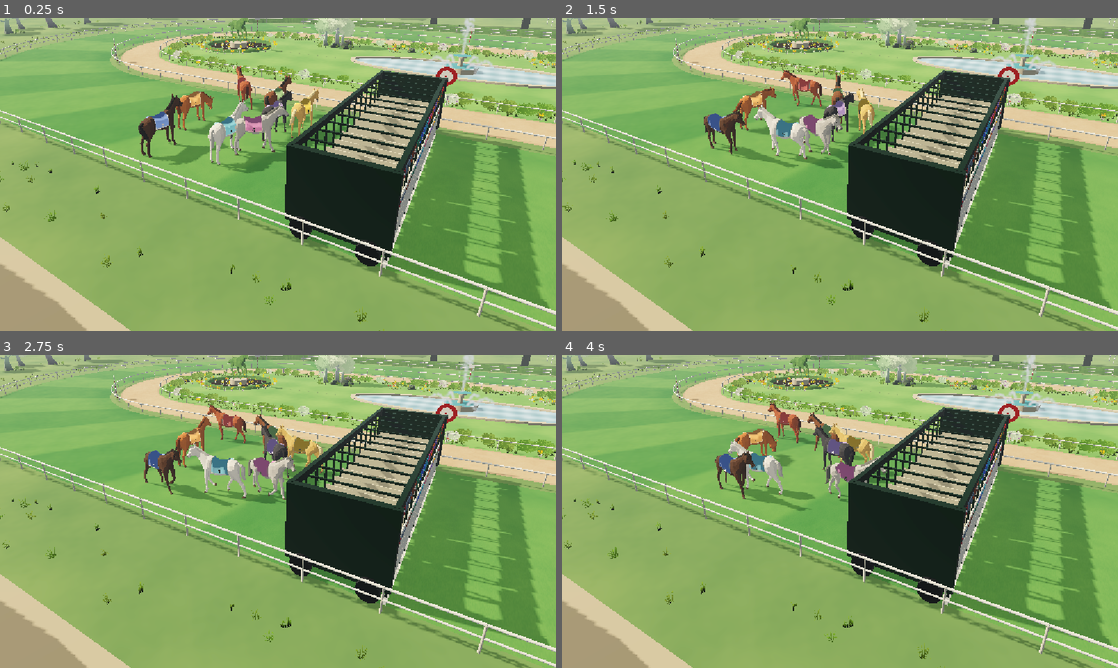
Above: before the commit, frames 1-4 (two rows, left to right).
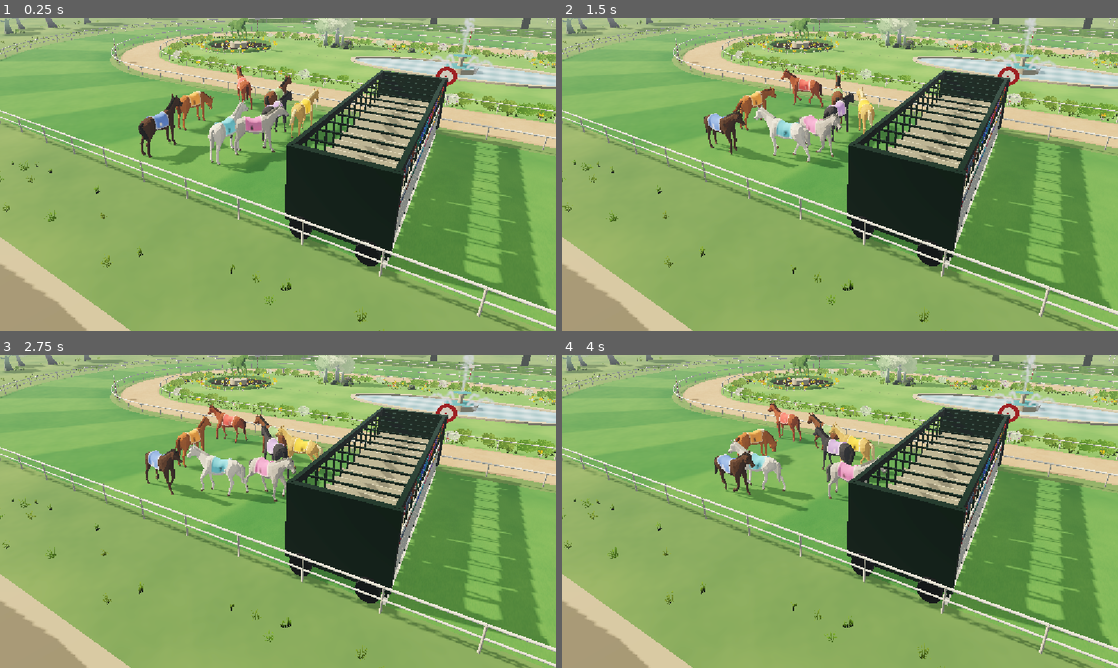
Above: after the commit, the same moments.

Repository: fayipon/racehorse
Game: Godot game, scene res://scenes/main.tscn
Same seed, same stepped clock (60 frames per second), same inputs: the game is played once before the commit and once after it. A sky picture missing from this copy of the repository is replaced by a grey-blue gradient.
Inputs:
- Up to frame 1 (0.25 s): no input
- Up to frame 2 (1.5 s): no input
- Up to frame 3 (2.75 s): no input
- Up to frame 4 (4 s): no input

The runs differ from the first frame. In frame 1, 0.6% of the frame differs, in the area x 26-57%, y 18-48%; in frame 2, 1.2%; in frame 3, 1.7%, in the area x 25-61%, y 15-48%; in frame 4, 1.7%.

Commit message:
Rebake the stallion's clips onto its own rest pose and quilt its saddlecloth
Each Viverna animation file rests its skeleton in the clip's first frame, so
the clips turned every joint from the wrong rest on the model: legs flailed
at the walk and gallop. The prepare script now keys each bone where the clip
puts it in armature space, against the model's rest, and checks the result.

Walk and gallop advance by the ground a horse covers (1.39 m and 6.4 m per
cycle, measured where the planted hooves stand still), so hooves no longer
skate at race speed.

The saddlecloth gets its own shader: diamond quilting, a rolled binding with
a running stitch, rounded lower corners and the number printed on each flank
from a baked digit atlas. Its faces now wind clockwise, so the outside is lit
as the front, and it no longer casts the self-shadow that blotched it.

Co-Authored-By: Claude Opus 5.5 <noreply@anthropic.com>

Diff:
--- a/godot/scripts/asset_horse.gd
+++ b/godot/scripts/asset_horse.gd
@@ -12,6 +12,12 @@
 static var source: PackedScene = load(VIVERNA if realistic else QUATERNIUS)
 # Phones race the lighter level of detail.
 static var low_power := false
+# How far the body travels over one cycle of each gait while its planted hooves
+# stand still, measured on each model. The gaits advance by the ground a horse
+# covers, so its hooves neither skate nor paddle whatever its speed.
+const STRIDES_VIVERNA := {"Walk":1.39,"Gallop":6.4}
+const STRIDES_QUATERNIUS := {"Walk":1.98,"Gallop":3.44}
+static var strides: Dictionary = STRIDES_VIVERNA if realistic else STRIDES_QUATERNIUS
 var styles: Array=JSON.parse_string(FileAccess.get_file_as_string("res://assets/horse_styles.json"))
 var player: AnimationPlayer
 var model: Node3D
@@ -19,6 +25,7 @@
 var current_clip := "Idle"
 var gait_phase := 0.0
 var cadence := 1.0
+var last_position := Vector3.INF
 # What a standing horse does: Idle, Idle_2 (looks around), Idle_Headlow or Eating.
 var idle_clip := "Idle"
 # Races are judged at the nose: the muzzle tip is tracked on the head bone.
@@ -267,6 +274,11 @@
 const CLOTH_ROWS := 20
 const CLOTH_ARC := 16 # steps over each side of the back, from the spine to the widest point
 const CLOTH_DROP := 5
+# The number's centre: up from the hem, and along the flank from the front.
+const CLOTH_NUMBER_UP := .25
+const CLOTH_NUMBER_ALONG := .58
+const CLOTH = preload("res://shaders/saddle_cloth.gdshader")
+const DIGITS = preload("res://assets/cloth_digits.png")
 
 func cloth_shape() -> Dictionary:
 	if shared.has("cloth"): return shared.cloth
@@ -356,14 +368,31 @@
 	for r in range(grid.size()-1):
 		for c in range(columns-1):
 			var a:=r*columns+c
-			indices.append_array([a,a+columns,a+1,a+1,a+columns,a+columns+1])
-	# The numbers sit mid-cloth on each side's hanging panel, on the bone under them.
-	var numbers: Array=[]
-	var middle: int=grid.size()/2
-	for side in [-1,1]:
-		var at: Vector3=grid[middle][CLOTH_DROP/2 if side<0 else columns-1-CLOTH_DROP/2]+Vector3(side*.006,.04,0)
-		numbers.append({"side":side,"at":at,"bone":strongest_bone(nearest_point(at,.2,under))})
-	shared.cloth={"vertices":vertices,"normals":normals,"bones":bones,"weights":weights,"indices":indices,"columns":columns,"rows":grid.size(),"numbers":numbers}
+			# Wound clockwise seen from outside, Godot's front face.
+			indices.append_array([a,a+1,a+columns,a+1,a+columns+1,a+columns])
+	# The shader draws the cloth in metres: UV runs across from the spine and
+	# along from the front edge, UV2 holds the distance to the nearer hem and
+	# to the nearer end, both measured over the sheet.
+	var uv:=PackedVector2Array()
+	var edge:=PackedVector2Array()
+	uv.resize(vertices.size())
+	edge.resize(vertices.size())
+	for r in range(grid.size()):
+		var run:=PackedFloat32Array([0.0])
+		for c in range(1,columns): run.append(run[c-1]+(grid[r][c] as Vector3).distance_to(grid[r][c-1]))
+		for c in range(columns):
+			uv[r*columns+c]=Vector2(run[c]-run[CLOTH_DROP+CLOTH_ARC],0)
+			edge[r*columns+c]=Vector2(minf(run[c],run[columns-1]-run[c]),0)
+	var length:=0.0
+	for c in range(columns):
+		var run:=PackedFloat32Array([0.0])
+		for r in range(1,grid.size()): run.append(run[r-1]+(grid[r][c] as Vector3).distance_to(grid[r-1][c]))
+		for r in range(grid.size()):
+			var i:=r*columns+c
+			uv[i]=Vector2(uv[i].x,run[r])
+			edge[i]=Vector2(edge[i].x,minf(run[r],run[grid.size()-1]-run[r]))
+		if c==CLOTH_DROP: length=run[grid.size()-1]
+	shared.cloth={"vertices":vertices,"normals":normals,"bones":bones,"weights":weights,"indices":indices,"uv":uv,"edge":edge,"number_at":Vector2(CLOTH_NUMBER_UP,length*CLOTH_NUMBER_ALONG)}
 	return shared.cloth
 
 # The body's outline where the plane at `z` cuts it, as (x, y) points.
@@ -402,38 +431,27 @@
 	# A sparse low-poly body can leave the window empty; then look everywhere.
 	return best if best>=0 or within==INF else nearest_point(at,INF,among)
 
-func strongest_bone(point: int) -> int:
-	var body:=body_points()
-	var per: int=body.per
-	var best:=0
-	for k in range(per):
-		if body.weights[point*per+k]>body.weights[point*per+best]: best=k
-	return bind_bone(body.bones[point*per+best])
-
 func add_race_cloth(index: int, color: Color) -> void:
 	var shape:=cloth_shape()
 	var body:=body_points()
-	# Double-sided vertex-colour paint, the same shader as the stand's sails.
-	# The cloth and its trim are one sheet coloured per vertex: one draw call.
-	var colors:=PackedColorArray()
-	var columns: int=shape.columns
-	var rows: int=shape.rows
-	for r in range(rows):
-		for c in range(columns):
-			var edge:=r==0 or r==rows-1 or c==0 or c==columns-1
-			colors.append(Color("ddd0ac") if edge else color)
 	var arrays: Array=[]
 	arrays.resize(Mesh.ARRAY_MAX)
 	arrays[Mesh.ARRAY_VERTEX]=shape.vertices
 	arrays[Mesh.ARRAY_NORMAL]=shape.normals
-	arrays[Mesh.ARRAY_COLOR]=colors
+	arrays[Mesh.ARRAY_TEX_UV]=shape.uv
+	arrays[Mesh.ARRAY_TEX_UV2]=shape.edge
 	arrays[Mesh.ARRAY_BONES]=shape.bones
 	arrays[Mesh.ARRAY_WEIGHTS]=shape.weights
 	arrays[Mesh.ARRAY_INDEX]=shape.indices
 	var sheet_mesh:=ArrayMesh.new()
 	sheet_mesh.add_surface_from_arrays(Mesh.PRIMITIVE_TRIANGLES,arrays,[],{},Mesh.ARRAY_FLAG_USE_8_BONE_WEIGHTS if body.per==8 else 0)
-	var mat := KIT.painted(.96,.5)
-	mat.cull_mode=BaseMaterial3D.CULL_DISABLED
+	var mat:=ShaderMaterial.new()
+	mat.shader=CLOTH
+	mat.set_shader_parameter("cloth",color)
+	mat.set_shader_parameter("ink",Color("fff7e7") if index in [0,3,7,8,9,11] else Color("202822"))
+	mat.set_shader_parameter("number",index+1)
+	mat.set_shader_parameter("number_at",shape.number_at)
+	mat.set_shader_parameter("digits",DIGITS)
 	sheet_mesh.surface_set_material(0,mat)
 	var drawn:=body_mesh()
 	var sheet:=MeshInstance3D.new()
@@ -441,26 +459,10 @@
 	sheet.skin=drawn.skin
 	sheet.transform=drawn.transform
 	sheet.layers=3
+	# The body's stand-in already casts the horse's shadow.
+	sheet.cast_shadow=GeometryInstance3D.SHADOW_CASTING_SETTING_OFF
 	skeleton.add_child(sheet)
 	sheet.skeleton=sheet.get_path_to(skeleton)
-	var skeleton_from_horse:=horse_from_skeleton.affine_inverse()
-	for number_at: Dictionary in shape.numbers:
-		var attachment:=BoneAttachment3D.new()
-		attachment.bone_name=skeleton.get_bone_name(number_at.bone)
-		skeleton.add_child(attachment)
-		var side: int=number_at.side
-		var number := Label3D.new()
-		number.text=str(index+1)
-		number.font_size=96
-		# Two-digit numbers set smaller to stay on the cloth.
-		number.pixel_size=.0034 if index<9 else .0026
-		number.outline_size=0
-		number.shaded=true
-		number.layers=3
-		number.cast_shadow=GeometryInstance3D.SHADOW_CASTING_SETTING_OFF
-		number.modulate=Color("fff7e7") if index in [0,3,7,8,9,11] else Color("202822")
-		number.transform=skeleton.get_bone_global_rest(number_at.bone).affine_inverse()*skeleton_from_horse*Transform3D(Basis(Vector3.UP,side*PI/2),number_at.at)
-		attachment.add_child(number)
 
 # The champion's garland: a ring of blooms round the base of the neck, fitted
 # to the neck's cross-section there and carried by the neck's base bone.
@@ -539,7 +541,7 @@
 	st.set_material(mat)
 	return st.commit()
 
-func animate(time: float, motion: float, running: bool, _celebration: bool, delta := .016, sprint_effort := 0.0) -> void:
+func animate(time: float, motion: float, running: bool, _celebration: bool, delta := .016) -> void:
 	motion_blend=lerpf(motion_blend,clampf(motion,0,1),1.0-exp(-delta*8))
 	# Hysteresis keeps tiny changes near standstill from repeatedly restarting clips.
 	var clip := current_clip
@@ -552,9 +554,14 @@
 		player.play(clip,.32)
 		# Offset once on clip entry; never restart a stride for a new snapshot.
 		player.seek(gait_phase*player.get_animation(clip).length,false)
-	var speed := 1.0
-	if current_clip=="Walk": speed=lerpf(.55,1.15,motion_blend)
-	if current_clip=="Gallop": speed=lerpf(.75,1.20,motion_blend)
-	if current_clip=="Gallop": speed*=1.0+clampf(sprint_effort,0.0,1.0)*.1
-	speed*=cadence*(1.0+sin(time*.83+gait_phase*TAU)*.025)
-	player.advance(delta*speed)
+	var moved:=0.0
+	if last_position.is_finite(): moved=Vector2(position.x-last_position.x,position.z-last_position.z).length()
+	last_position=position
+	# A jump of metres is a new phase placing the horse, not a stride.
+	if moved>2.0: moved=0.0
+	var step:=delta*cadence*(1.0+sin(time*.83+gait_phase*TAU)*.025)
+	if strides.has(current_clip):
+		# Turning on the spot, or held at the off, a horse still steps; a
+		# frozen frame (delta 0) holds every leg.
+		step=maxf(moved/float(strides[current_clip])*player.get_animation(current_clip).length,delta*(.55 if current_clip=="Walk" else .3))
+	player.advance(step)
--- a/godot/scripts/race.gd
+++ b/godot/scripts/race.gd
@@ -461,7 +461,6 @@
 	var playback: Vector2=motion_clock.presentation(race_clock)
 	var presentation_clock:=playback.x
 	var slow_motion:=playback.y if phase=="racing" else 1.0
-	var sprint_effort:=smoothstep(34.0,41.5,race_clock) if phase=="racing" else 0.0
 	animation_clock+=delta*slow_motion
 	var strolls: Array=paddock_poses(delta) if phase=="betting" else []
 	for i in range(field):
@@ -502,7 +501,7 @@
 			horses[i].rotation.y=atan2(-tangent.x,-tangent.z)
 		var celebration := phase=="result" and i==winner-1
 		horses[i].visible=phase!="result"
-		horses[i].call("animate",animation_clock,moving,running,celebration,delta*slow_motion,sprint_effort)
+		horses[i].call("animate",animation_clock,moving,running,celebration,delta*slow_motion)
 	# As the winner slows into the crossing hold, its measured muzzle rather than
 	# the stride average is brought exactly onto the line.
 	var exact:=smoothstep(44.45,44.6,race_clock)*(1.0-smoothstep(45.8,46.3,race_clock)) if phase=="racing" else 0.0
--- /dev/null
+++ b/godot/shaders/saddle_cloth.gdshader
@@ -0,0 +1,86 @@
+shader_type spatial;
+render_mode cull_disabled, diffuse_burley, specular_schlick_ggx;
+
+// A racing saddlecloth: quilted cotton with a rolled binding, rounded lower
+// corners and the runner's number printed on each flank. UV is (across, along)
+// in metres, across signed from the spine; UV2 is the distance to the nearer
+// hem and to the nearer end. Every detail keeps its size on any body.
+uniform vec3 cloth : source_color = vec3(0.4,0.52,0.82);
+uniform vec3 binding : source_color = vec3(0.94,0.91,0.84);
+uniform vec3 ink : source_color = vec3(1.0);
+uniform int number = 1;
+// The numeral's centre: its distance up from the hem and along from the front.
+uniform vec2 number_at = vec2(0.2,0.3);
+uniform sampler2D digits : source_color, filter_linear_mipmap, repeat_disable;
+
+const float BINDING = 0.038;
+const float CORNER = 0.085;
+const float QUILT = 0.09;
+// Numeral cells are 0.8 as wide as high; two-digit numbers set condensed.
+const float NUMERAL = 0.32;
+const float CELL = 0.8;
+
+void fragment() {
+	vec2 edge = UV2;
+	// Distance inside the cloth's outline, with the lower corners rounded.
+	float inside = min(edge.x, edge.y);
+	vec2 corner = max(vec2(CORNER) - edge, vec2(0.0));
+	if (corner.x > 0.0 && corner.y > 0.0) {
+		inside = CORNER - length(corner);
+	}
+	if (inside < 0.0) {
+		discard;
+	}
+	float px = max(fwidth(inside), 1e-4);
+	float fine = 1.0 - smoothstep(0.0015, 0.006, px);
+	float body = smoothstep(BINDING - px, BINDING + px, inside);
+
+	// Diamond quilting: each pillow rises from its stitched seams.
+	vec2 q = vec2(UV.x + UV.y, UV.x - UV.y) / QUILT;
+	vec2 f = fract(q) - 0.5;
+	float pillow = pow(max((1.0 - 4.0 * f.x * f.x) * (1.0 - 4.0 * f.y * f.y), 0.0), 0.3);
+	float quilted = body * (1.0 - smoothstep(0.12, 0.45, length(fwidth(q))));
+	// The binding is a rolled edge, with a running stitch just inside it.
+	float roll = 1.0 - body;
+	float rolled = sqrt(max(1.0 - pow((inside - BINDING * 0.5) / (BINDING * 0.5), 2.0), 0.0));
+	float along_edge = edge.x < edge.y ? UV.y : UV.x;
+	float stitch = step(0.45, fract(along_edge / 0.014)) * (1.0 - smoothstep(0.0012, 0.0012 + px, abs(inside - BINDING - 0.007))) * fine;
+	float height = mix(pillow, rolled * 1.3, roll) * mix(1.0, quilted, body);
+
+	vec3 color = mix(binding, cloth, body);
+	color *= mix(1.0, 0.86 + 0.14 * pillow, quilted);
+	color = mix(color, cloth * 0.55, stitch * body);
+
+	// The number, printed flat on each flank, read from that side.
+	if (FRONT_FACING) {
+		vec2 t = vec2((UV.y - number_at.y) * (UV.x < 0.0 ? 1.0 : -1.0), edge.x - number_at.x) / NUMERAL;
+		int count = number >= 10 ? 2 : 1;
+		float squeeze = count == 2 ? 0.8 : 1.0;
+		float slot = CELL * 0.82 * squeeze;
+		float x = t.x + slot * float(count) * 0.5;
+		float k = floor(x / slot);
+		if (k >= 0.0 && k < float(count) && abs(t.y) < 0.5) {
+			int digit = count == 1 ? number : (k < 0.5 ? number / 10 : number % 10);
+			float cx = (x - (k + 0.5) * slot) / (CELL * squeeze) + 0.5;
+			vec2 uv = vec2((float(digit) + clamp(cx, 0.0, 1.0)) / 10.0, 0.5 - t.y);
+			vec2 scale = vec2(1.0 / (CELL * squeeze * 10.0), -1.0);
+			float printed = textureGrad(digits, uv, dFdx(t) * scale, dFdy(t) * scale).a;
+			color = mix(color, ink, printed * body);
+			height *= 1.0 - printed * 0.6;
+		}
+	}
+	ALBEDO = color;
+	// Derivative-based bump, as the knit uses: no tangents on a fitted sheet.
+	vec3 dpdx = dFdx(VERTEX);
+	vec3 dpdy = dFdy(VERTEX);
+	vec3 r1 = cross(dpdy, NORMAL);
+	vec3 r2 = cross(NORMAL, dpdx);
+	float determinant = dot(dpdx, r1);
+	vec3 gradient = sign(determinant) * (dFdx(height) * r1 + dFdy(height) * r2);
+	NORMAL = normalize(abs(determinant) * NORMAL - 0.004 * mix(1.0, fine, body) * gradient);
+	ROUGHNESS = mix(0.9, 0.72, roll);
+	SPECULAR = 0.3;
+	// Cotton's soft sheen at grazing angles.
+	RIM = 0.12;
+	RIM_TINT = 0.6;
+}
--- a/godot/tests/horse_smoke.gd
+++ b/godot/tests/horse_smoke.gd
@@ -35,6 +35,14 @@
 		horse.animate(i/60.0,1.0,true,false,1.0/60.0)
 		other.animate(i/60.0,1.0,true,false,1.0/60.0)
 	assert(absf(horse.player.current_animation_position-other.player.current_animation_position)>.02,"Horse strides must not march in lockstep")
+	# Gaits advance by the ground covered: one stride's distance plays one cycle.
+	var cycle: float=horse.player.get_animation("Gallop").length
+	var from: float=horse.player.current_animation_position
+	for i in range(60):
+		horse.position.z-=float(HORSE.strides.Gallop)/60.0
+		horse.animate(2.0+i/60.0,1.0,true,false,1.0/60.0)
+	var drift:=fposmod(horse.player.current_animation_position-from+cycle*.5,cycle)-cycle*.5
+	assert(absf(drift)<.01,"A galloping horse's planted hooves must not skate over the ground")
 	other.queue_free()
 	print("PASS: horse orientation, scale, authored gallop, walk, idle, loops and stable root")
 	horse.queue_free()
--- /dev/null
+++ b/godot/tools/bake_cloth_digits.gd
@@ -0,0 +1,48 @@
+extends SceneTree
+
+# Bakes the saddlecloth numerals: ten white digits side by side, one per 128 x 160
+# cell, which the cloth shader prints onto each horse's cloth. Rendering needs a
+# window, so run it without --headless:
+#   godot --path godot --resolution 320x180 -s res://tools/bake_cloth_digits.gd
+const OUT := "res://assets/cloth_digits.png"
+const CELL := Vector2i(128,160)
+
+func _initialize() -> void:
+	call_deferred("bake")
+
+func bake() -> void:
+	var view := SubViewport.new()
+	# Drawn roomy, then each numeral is centred in its cell on a shared baseline.
+	view.size = Vector2i(CELL.x*10,CELL.y*2)
+	view.transparent_bg = true
+	view.render_target_update_mode = SubViewport.UPDATE_ALWAYS
+	root.add_child(view)
+	for digit in range(10):
+		var label := Label.new()
+		label.text = str(digit)
+		label.position = Vector2(CELL.x*digit,0)
+		label.size = Vector2(CELL.x,CELL.y*2)
+		label.horizontal_alignment = HORIZONTAL_ALIGNMENT_CENTER
+		label.vertical_alignment = VERTICAL_ALIGNMENT_CENTER
+		label.add_theme_font_size_override("font_size",150)
+		label.add_theme_color_override("font_color",Color.WHITE)
+		# A same-colour outline sets the numerals in a racing weight.
+		label.add_theme_constant_override("outline_size",14)
+		label.add_theme_color_override("font_outline_color",Color.WHITE)
+		view.add_child(label)
+	for frame in range(4): await process_frame
+	await RenderingServer.frame_post_draw
+	var drawn := view.get_texture().get_image()
+	var rows := Rect2i()
+	for digit in range(10):
+		var used := drawn.get_region(Rect2i(CELL.x*digit,0,CELL.x,CELL.y*2)).get_used_rect()
+		rows = used if digit==0 else rows.merge(used)
+	var image := Image.create(CELL.x*10,CELL.y,false,Image.FORMAT_RGBA8)
+	for digit in range(10):
+		var glyph := drawn.get_region(Rect2i(CELL.x*digit,rows.position.y,CELL.x,rows.size.y))
+		var used := glyph.get_used_rect()
+		var at := Vector2i(CELL.x*digit+(CELL.x-used.size.x)/2,(CELL.y-rows.size.y)/2)
+		image.blit_rect(glyph,Rect2i(used.position.x,0,used.size.x,rows.size.y),at)
+	image.save_png(ProjectSettings.globalize_path(OUT))
+	print("Baked ",OUT)
+	quit()
Binary file added: godot/assets/cloth_digits.png
Not shown, added: godot/assets/cloth_digits.png.import
Not shown, changed: godot/export_presets.cfg
Not shown, added: godot/shaders/saddle_cloth.gdshader.uid
Not shown, added: godot/tools/bake_cloth_digits.gd.uid
Not shown, changed: ASSETS.md
Not shown, changed: README.md
Not shown, changed: public/assets/horse-1.png
Not shown, changed: public/assets/horse-10.png
Not shown, changed: public/assets/horse-11.png
Not shown, changed: public/assets/horse-12.png
Not shown, changed: public/assets/horse-2.png
(and 23 more such lines)
